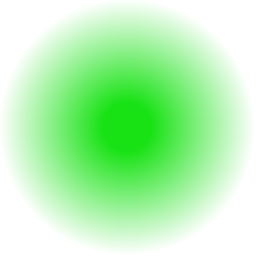
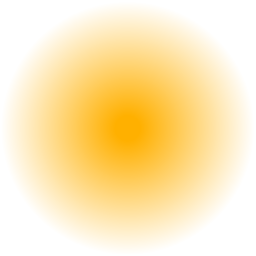
Two versions of the same layered image (256x256). Layer-by-layer changes:
added layer "yellow offset 10" above "greenLight" over [1, 2, 254, 254]
hid "greenLight" over [0, 0, 254, 254]
